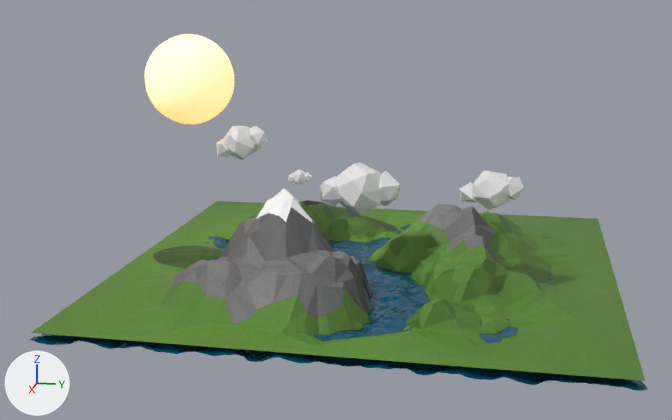
The glTF model new_low_poly/new-low-poly AO.glb: old version first, new version second.
Both versions are drawn from a 50 mm camera at (18.59, 3.0, 5.8) aimed at (0.34, -0.65, 1.24). The lights are fixed; the arrows at lower left show +X, +Y and +Z. Where no turn or scale is listed for an object, it has been applied to the vertices.

The older version as bpy lines, for what is in view:
```python
me_cloud_001_icosphere_002 = bpy.data.meshes.new('cloud.001_Icosphere.002')
me_cloud_001_icosphere_002.from_pydata(...)  # 45 vertices, 78 faces; spans x 0.009..0.316, y -0.268..0.202, z 0.359..0.658
me_cloud_001_icosphere_002.materials.append(mat_cloud)  # white #e7e7e7
me_cloud_001_icosphere_003 = bpy.data.meshes.new('cloud.001_Icosphere.003')
me_cloud_001_icosphere_003.from_pydata(...)  # 45 vertices, 78 faces; spans x 0.782..1.563, y -0.681..0.514, z 0.295..1.046
me_cloud_001_icosphere_003.materials.append(mat_cloud)  # white #e7e7e7
me_cloud_001_icosphere_004 = bpy.data.meshes.new('cloud.001_Icosphere.004')
me_cloud_001_icosphere_004.from_pydata(...)  # 45 vertices, 78 faces; spans x 0.03..1.09, y -0.93..0.7, z 1.24..2.27
me_cloud_001_icosphere_004.materials.append(mat_cloud)  # white #e7e7e7
me_icosphere = bpy.data.meshes.new('Icosphere')
me_icosphere.from_pydata(...)  # 3842 vertices, 7680 faces; spans x -0.92..0.92, y -0.92..0.92, z -0.93..0.93
me_icosphere.materials.append(mat_material_001)  # white #ffffff
ob_cloud_001_icosphere_002 = bpy.data.objects.new('cloud.001_Icosphere.002', me_cloud_001_icosphere_002)
ob_cloud_001_icosphere_002.location = (0.87, -1.21, 1.53)
ob_cloud_001_icosphere_003 = bpy.data.objects.new('cloud.001_Icosphere.003', me_cloud_001_icosphere_003)
ob_cloud_001_icosphere_003.location = (0.0, 2.59, 1.31)
ob_cloud_001_icosphere_004 = bpy.data.objects.new('cloud.001_Icosphere.004', me_cloud_001_icosphere_004)
ob_cloud_001_icosphere_004.location = (0.0, 0.0, 0.0)
ob_icosphere = bpy.data.objects.new('Icosphere', me_icosphere)
ob_icosphere.location = (0.0, -3.82, 3.81)
# also in view: 'Landscape_plane' at (-0.01, 0.0, -0.15); 'cloud.001_Icosphere.001' at (0.66, -2.53, 2.62); 'Landscape' at (0.0, 0.0, 0.69)
```
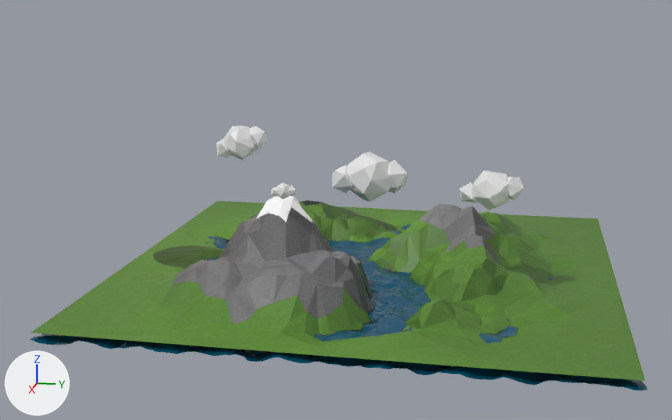
Diff of the bpy script that builds the scene:
```diff
--- a/new_low_poly/new-low-poly AO.glb.py
+++ b/new_low_poly/new-low-poly AO.glb.py
@@ ob_icosphere @@
-ob_icosphere = bpy.data.objects.new('Icosphere', me_icosphere)
-ob_icosphere.location = (0.0, -3.82, 3.81)
@@ ob_cloud_001_icosphere_004 @@
 ob_cloud_001_icosphere_004 = bpy.data.objects.new('cloud.001_Icosphere.004', me_cloud_001_icosphere_004)
-ob_cloud_001_icosphere_004.location = (0.0, 0.0, 0.0)
+ob_cloud_001_icosphere_004.location = (-1.21, 0.0, 0.0)
@@ ob_cloud_001_icosphere_002 @@
 ob_cloud_001_icosphere_002 = bpy.data.objects.new('cloud.001_Icosphere.002', me_cloud_001_icosphere_002)
-ob_cloud_001_icosphere_002.location = (0.87, -1.21, 1.53)
+ob_cloud_001_icosphere_002.location = (2.14, -1.21, 1.53)
```

Changed parts and their boxes [x1, y1, x2, y2] in the pictures (672 x 420 px):
'Icosphere', deleted: before [145, 34, 234, 124]
'cloud.001_Icosphere.004', moved: before [320, 162, 400, 215]; after [332, 152, 408, 201]
'cloud.001_Icosphere.002', moved: before [288, 169, 311, 185]; after [271, 183, 296, 199]
